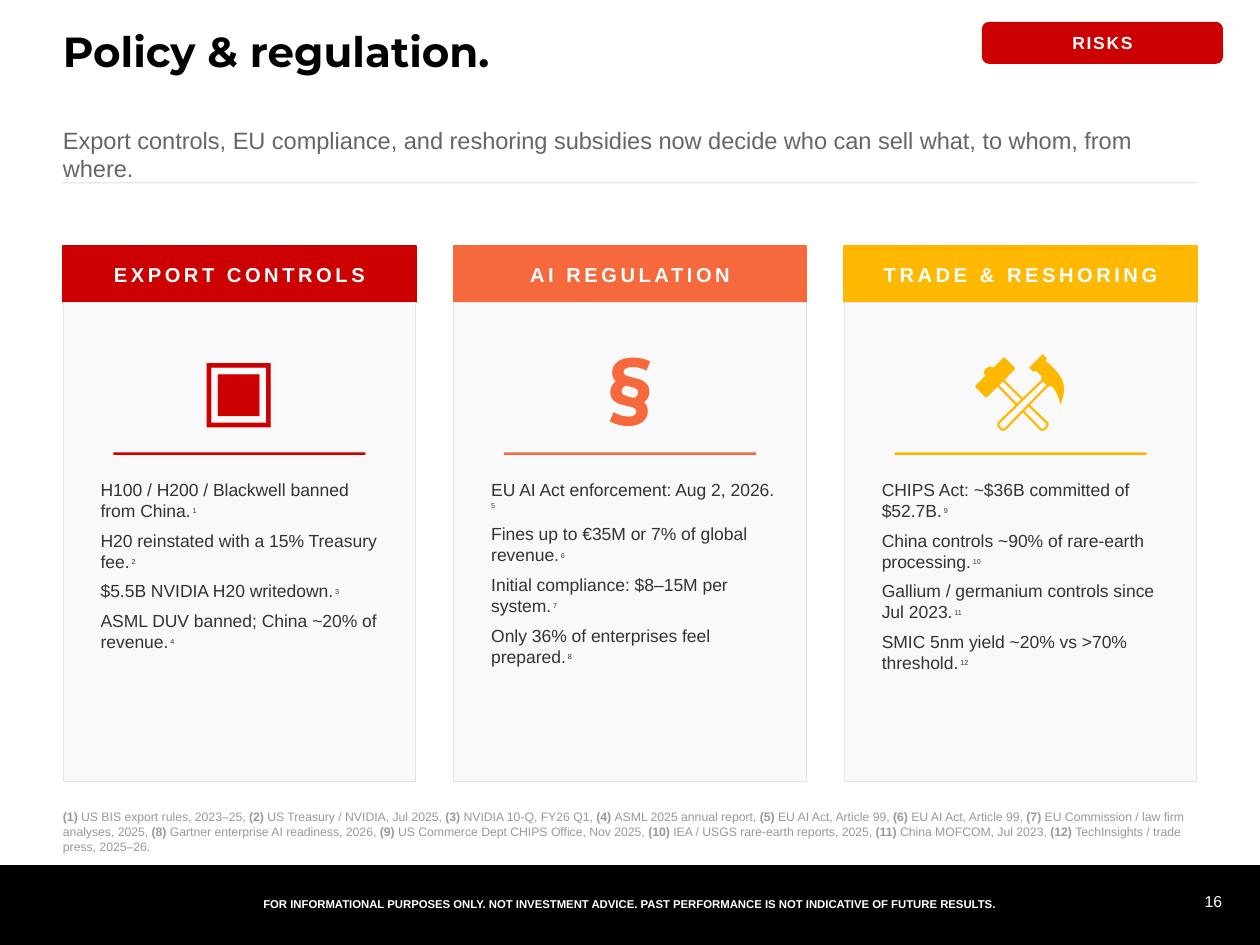
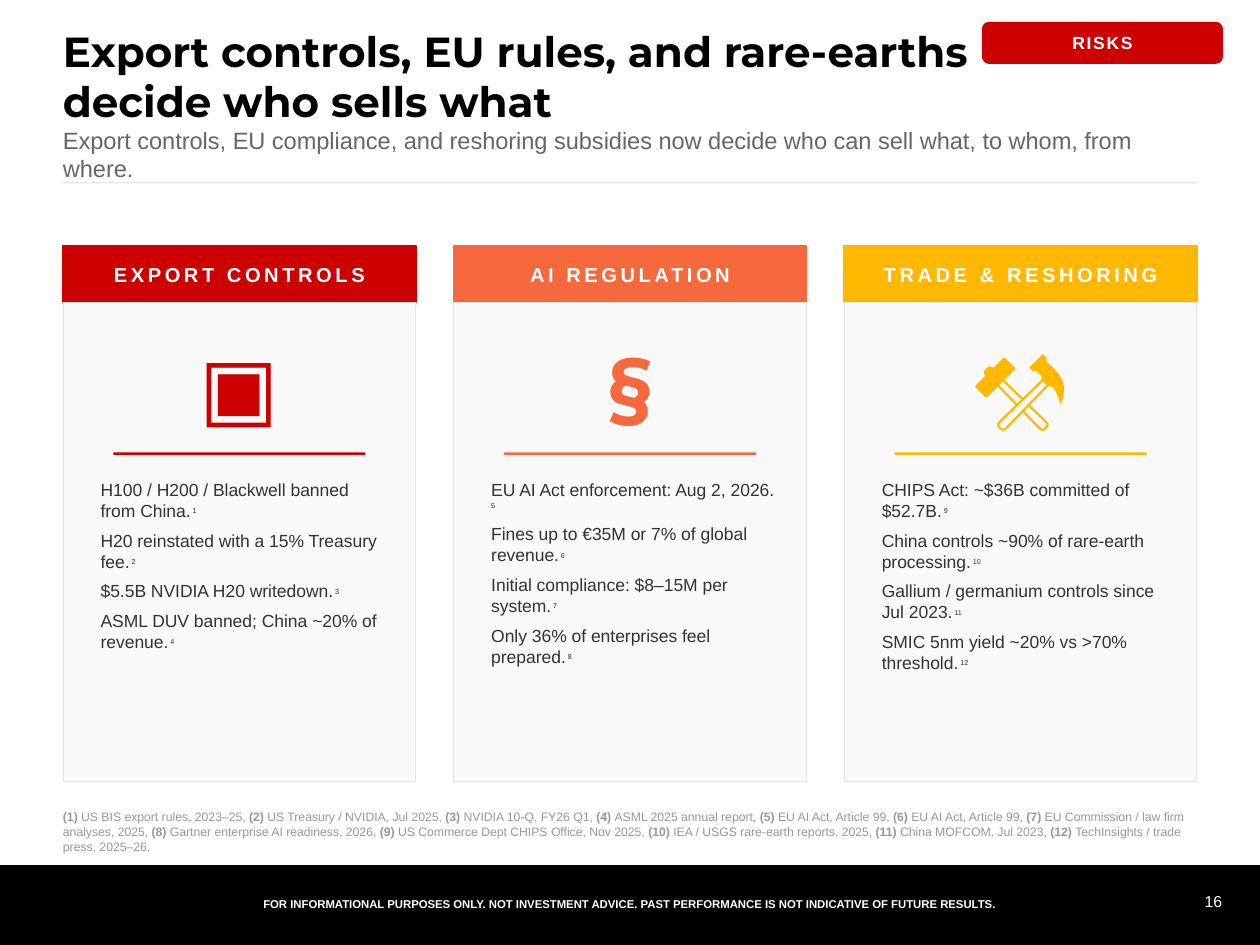
Before and after one commit to samuelcmcclellan-cell/ai-markets-deck, a slide deck: slide 16 of ai-markets-deck.pptx. Drawn at 1260x945 pixels with LibreOffice and Linux fonts; fonts in the diff are those of the drawing. Boxes give left, top, right and bottom in pixels: in the first picture for what was removed or moved away, otherwise in the second. Text is boxed around its words. In the diff, an @@ line names an element or a change of style, - is before the commit and + after.

```diff
--- a/ai-markets-deck.pptx
+++ b/ai-markets-deck.pptx
@@ text at (63, 35, 968, 118): text changed @@
-Policy & regulation.
+Export controls, EU rules, and rare-earths decide who sells what
```
Also in this commit, not shown: 17 other slides changed, 20 other files.
